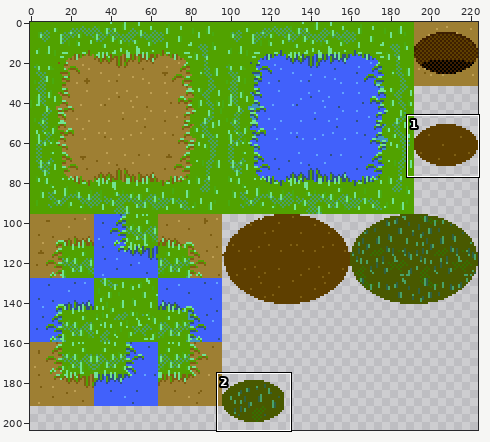
Two versions of one sprite sheet, assets/tilesets/forest.png. Above: a wide view before the commit, with the close-up outlined.
Close-up. Earlier state:
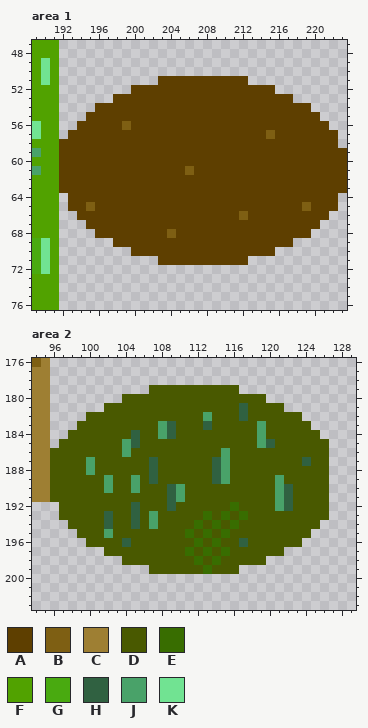
The file is 224x256 pixels. Shown: area 1: x 189..223, y 47..76; area 2: x 94..129, y 176..203. The wide view leaves out empty margins. The commit also changed other parts of the picture, which this record leaves out.
Palette (. is transparent): A #5e3f00  B #7e5f13  C #9e7f33  D #495900  E #386d00  F #51a200  G #49aa10  H #306141  J #49a269  K #71e392
Pixels before, area 1, first column x 189:
47 FFF................................
48 FFF................................
49 FKF................................
50 FKF................................
51 FKF...........AAAAAAAAAA...........
52 FFF........AAAAAAAAAAAAAAAA........
53 FFF......AAAAAAAAAAAAAAAAAAAA......
54 FFF....AAAAAAAAAAAAAAAAAAAAAAAA....
55 FFF...AAAAAAAAAAAAAAAAAAAAAAAAAA...
56 KFF..AAAAABAAAAAAAAAAAAAAAAAAAAAA..
57 KFF.AAAAAAAAAAAAAAAAAAAAAABAAAAAAA.
58 FFFAAAAAAAAAAAAAAAAAAAAAAAAAAAAAAA.
59 JFFAAAAAAAAAAAAAAAAAAAAAAAAAAAAAAAA
60 FFFAAAAAAAAAAAAAAAAAAAAAAAAAAAAAAAA
61 JFFAAAAAAAAAAAAAABAAAAAAAAAAAAAAAAA
62 FFFAAAAAAAAAAAAAAAAAAAAAAAAAAAAAAAA
63 FFFAAAAAAAAAAAAAAAAAAAAAAAAAAAAAAAA
64 FFF.AAAAAAAAAAAAAAAAAAAAAAAAAAAAAA.
65 FFF.AABAAAAAAAAAAAAAAAAAAAAAAABAAA.
66 FFF..AAAAAAAAAAAAAAAAAABAAAAAAAAA..
67 FFF...AAAAAAAAAAAAAAAAAAAAAAAAAA...
68 FFF....AAAAAAAABAAAAAAAAAAAAAAA....
69 GKF......AAAAAAAAAAAAAAAAAAAA......
70 GKF........AAAAAAAAAAAAAAAA........
71 GKF...........AAAAAAAAAA...........
72 GKF................................
73 FFF................................
74 FFF................................
75 FFF................................
76 FFF................................
Pixels before, area 2, first column x 94:
176 BC...............................
177 CC...............................
178 CC...............................
179 CC...........DDDDDDDDDD..........
180 CC........DDDDDDDDDDDDDDDD.......
181 CC......DDDDDDDDDDDDDDDHDDDD.....
182 CC....DDDDDDDDDDDDDJDDDHDDDDDD...
183 CC...DDDDDDDDDJHDDDHDDDDDJDDDDD..
184 CC..DDDDDDDHDDJHDDDDDDDDDJDDDDDD.
185 CC.DDDDDDDJHDDDDDDDDDDDDDJHDDDDDD
186 CCDDDDDDDDJDDDDDDDDDDJDDDDDDDDDDD
187 CCDDDDJDDDDDDHDDDDDDHJDDDDDDDDHDD
188 CCDDDDJDDDDDDHDDDDDDHJDDDDDDDDDDD
189 CCDDDDDDJDDJDHDDDDDDHJDDDDDJDDDDD
190 CCDDDDDDJDDJDDDHJDDDDDDDDDDJHDDDD
191 CCDDDDDDDDDDDDDHJDDDDDDDDDDJHDDDD
192 ...DDDDDDDDHDDDHDDDDDDEDDDDJHDDDD
193 ...DDDDDHDDHDJDDDDDEDEDEDDDDDDDDD
194 ....DDDDHDDHDJDDDDEDEDEDDDDDDDDD.
195 .....DDDJDDDDDDDDEDEDEDDDDDDDDD..
196 ......DDDDHDDDDDDDEDEDDHDDDDDD...
197 ........DDDDDDDDDEDEDEDDDDDD.....
198 ..........DDDDDDDDEDEDDDDD.......
199 .............DDDDDDEDDD..........
And afterwards:
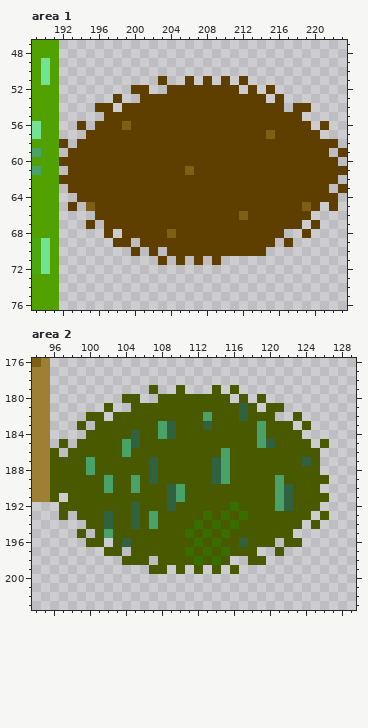
Edits made:
Area 1:
Colour A is removed in row 51 at x 204 to 205, 207, 209 and 211; in row 52 at x 202 to 203, 212 and 214; in row 53 at x 199 to 200, 215 and 217; in row 54 at x 198 and 217; in row 55 at x 195 to 196 and 219 to 220; in row 56 at x 195 and 220.
Colour A is removed in row 57 at x 193 to 194 and 221 to 222; in row 58 at x 193; in row 59 at x 192 and 222; in row 60 at x 223; in row 61 at x 192; in row 62 at x 223.
Colour A is removed in row 63 at x 192 and 222; in row 64 at x 193; in row 65 at x 194 and 221; in row 66 at x 194 to 195 and 220 to 221; in row 67 at x 196 and 219; in row 68 at x 196, 198 and 217 to 218.
Colour A is removed in row 69 at x 200 and 216; in row 70 at x 201, 203 and 215; in row 71 at x 204, 206, 208 and 210 to 212.
Area 2:
Colour D is removed in row 179 at x 108 to 109, 111 to 113 and 115; in row 180 at x 106 to 107, 116 and 118; in row 181 at x 103 to 104 and 119; in row 182 at x 102 and 121 to 122; in row 183 at x 100 and 123; in row 184 at x 98 to 99 and 124 to 125.
Colour D is removed in row 185 at x 98 and 125; in row 186 at x 97 and 126; in rows 187 to 188 at x 126; in row 190 at x 126; in row 191 at x 97; in row 192 at x 126.
Colour D is removed in row 193 at x 98 and 125; in row 194 at x 98 to 99 and 124; in row 195 at x 100 and 123 to 124; in row 196 at x 102 and 121; in row 197 at x 104 and 119 to 120; in row 198 at x 107 and 116 to 117.
Colour D is removed in row 199 at x 109, 111 and 115.
Colour E is removed in row 199 at x 113.
